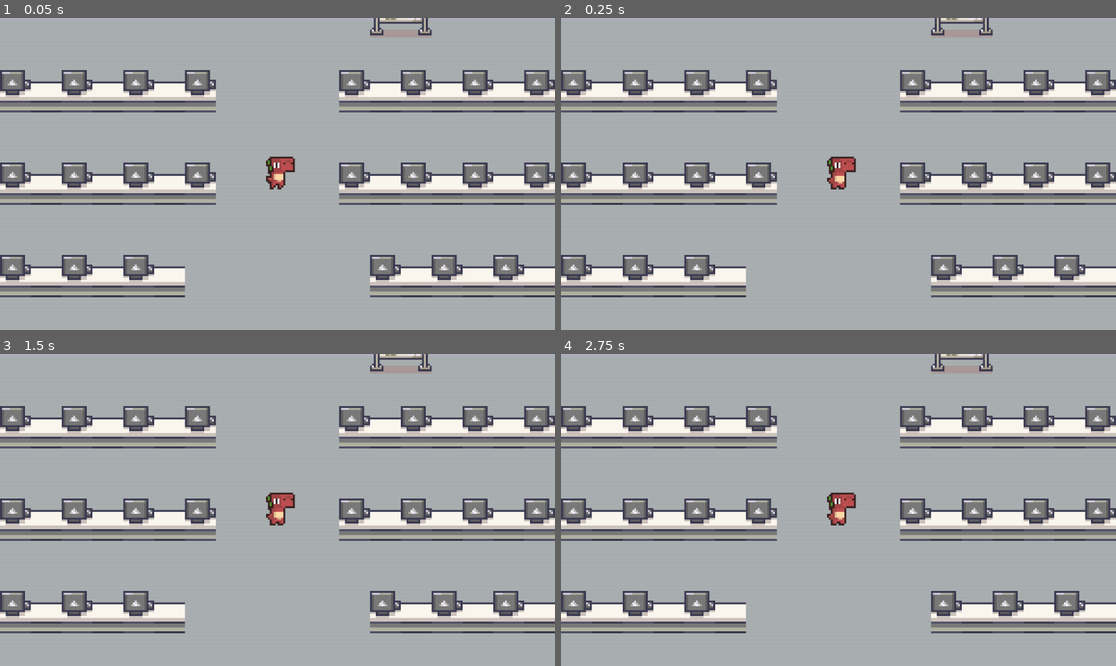
Above: before the commit, frames 1-4 (two rows, left to right).
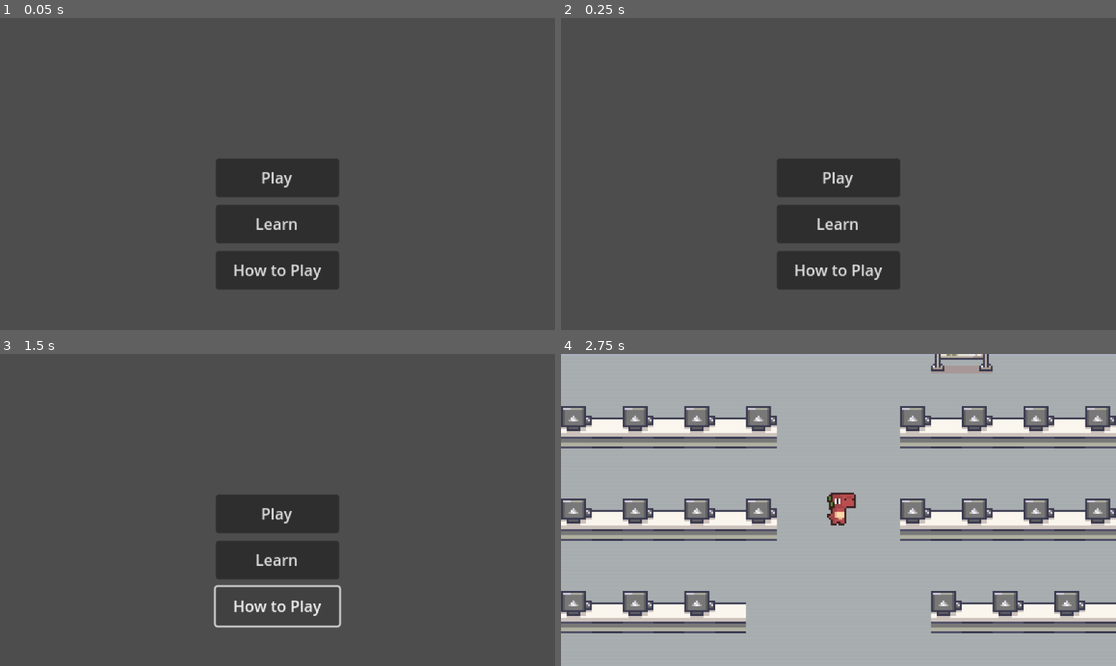
Above: after the commit, the same moments.

Repository: Raikosuu/Full-Tech-Panic_Public
Game: Godot game, scene res://scenes/main_menu.tscn
The game is run twice, just before and just after one commit, with the same random seed, the same clock (stepped at 60 frames per second) and the same inputs. Before the commit the project starts from res://scenes/game_scene.tscn.
Inputs (mouse positions are in pixels of both pictures, inside the frame that each line leads up to):
- Up to frame 1 (0.05 s): no input
- Up to frame 2 (0.25 s): no input
- Up to frame 3 (1.5 s): click (277, 559) at 0.5 s, where only the run after the commit has a clickable "Learn"; click (277, 606) at 1.25 s, where only the run after the commit has a clickable "How to Play"
- Up to frame 4 (2.75 s): click (838, 513) at 2 s, where only the run after the commit has a clickable "Play"

The runs differ from the first frame. In frame 1, 94% of the frame differs, in the area x 0-100%, y 0-100%; in frame 2, 94%; in frame 3, 94%; in frame 4, nothing differs.

Commit message:
Main menu
main menu was added.

Diff:
--- a/project.godot
+++ b/project.godot
@@ -11,7 +11,7 @@
 [application]
 
 config/name="Second_game_project"
-run/main_scene="uid://b0nvcgpoypl62"
+run/main_scene="uid://ciqcyo1jehrui"
 config/features=PackedStringArray("4.5", "GL Compatibility")
 config/icon="res://icon.svg"
 
--- /dev/null
+++ b/scenes/main_menu.tscn
@@ -0,0 +1,44 @@
+[gd_scene load_steps=2 format=3 uid="uid://ciqcyo1jehrui"]
+
+[ext_resource type="Script" uid="uid://djgkhntvooq7w" path="res://scripts/main_menu.gd" id="1_l6cm7"]
+
+[node name="main_menu" type="Node2D"]
+
+[node name="button_manager" type="Control" parent="."]
+layout_mode = 3
+anchors_preset = 0
+offset_right = 40.0
+offset_bottom = 40.0
+script = ExtResource("1_l6cm7")
+
+[node name="play" type="Button" parent="button_manager"]
+layout_mode = 0
+offset_left = 80.0
+offset_top = 16.0
+offset_right = 208.0
+offset_bottom = 56.0
+text = "Play"
+
+[node name="learn" type="Button" parent="button_manager"]
+layout_mode = 0
+offset_left = 80.0
+offset_top = 64.0
+offset_right = 208.0
+offset_bottom = 104.0
+text = "Learn"
+
+[node name="htp" type="Button" parent="button_manager"]
+layout_mode = 0
+offset_left = 80.0
+offset_top = 112.0
+offset_right = 208.0
+offset_bottom = 152.0
+text = "How to Play"
+
+[node name="Camera2D" type="Camera2D" parent="."]
+position = Vector2(144, 32)
+zoom = Vector2(2, 2)
+
+[connection signal="pressed" from="button_manager/play" to="button_manager" method="_on_play_pressed"]
+[connection signal="pressed" from="button_manager/learn" to="button_manager" method="_on_learn_pressed"]
+[connection signal="pressed" from="button_manager/htp" to="button_manager" method="_on_htp_pressed"]
--- a/scenes/menu.tscn
+++ /dev/null
@@ -1,33 +0,0 @@
-[gd_scene format=3 uid="uid://cbmsnuqn1ivtj"]
-
-[node name="menu" type="Control"]
-layout_mode = 3
-anchors_preset = 15
-anchor_right = 1.0
-anchor_bottom = 1.0
-grow_horizontal = 2
-grow_vertical = 2
-
-[node name="start" type="Button" parent="."]
-layout_mode = 0
-offset_left = 352.0
-offset_top = 96.0
-offset_right = 690.0
-offset_bottom = 215.0
-text = "Start"
-
-[node name="learn" type="Button" parent="."]
-layout_mode = 0
-offset_left = 352.0
-offset_top = 240.0
-offset_right = 690.0
-offset_bottom = 359.0
-text = "Learn"
-
-[node name="htp" type="Button" parent="."]
-layout_mode = 0
-offset_left = 352.0
-offset_top = 392.0
-offset_right = 690.0
-offset_bottom = 511.0
-text = "How to Play"
--- a/scenes/player.tscn
+++ b/scenes/player.tscn
@@ -1,6 +1,6 @@
 [gd_scene load_steps=14 format=3 uid="uid://demqpuvfguk8d"]
 
-[ext_resource type="Texture2D" uid="uid://c1865ox0us64j" path="res://assets/DinoSprites - mort.png" id="1_3vyb7"]
+[ext_resource type="Texture2D" uid="uid://c1865ox0us64j" path="res://assets/character/DinoSprites - mort.png" id="1_3vyb7"]
 [ext_resource type="Script" uid="uid://bnn76hxj50tn1" path="res://scripts/player.gd" id="1_g2els"]
 
 [sub_resource type="AtlasTexture" id="AtlasTexture_g2els"]
--- /dev/null
+++ b/scripts/main_menu.gd
@@ -0,0 +1,13 @@
+extends Control
+
+
+
+func _on_play_pressed() -> void:
+	get_tree().change_scene_to_file("res://scenes/game_scene.tscn")
+
+func _on_learn_pressed() -> void:
+	pass # Replace with function body.
+
+
+func _on_htp_pressed() -> void:
+	pass # Replace with function body.
--- a/scripts/player.gd
+++ b/scripts/player.gd
@@ -48,8 +48,8 @@
 
 func _physics_process(delta):
     # Get input direction
-    character_direction.x = Input.get_axis("move_left", "move_right")
-    character_direction.y = Input.get_axis("move_up", "move_down")
+	character_direction.x = Input.get_axis("move_left", "move_right")
+	character_direction.y = Input.get_axis("move_up", "move_down")
 
     # Normalize so diagonal speed is consistent
     character_direction = character_direction.normalized()
@@ -64,13 +64,13 @@
     if character_direction != Vector2.ZERO:
         # Accelerate toward movement
         velocity = lerp(velocity, character_direction * movement_speed, delta * ACCEL)
-        if sprite.animation != "run":
-            sprite.animation = "run"
+		if sprite.animation != "run":
+			sprite.animation = "run"
     else:
         # Decelerate when idle
         velocity = velocity.move_toward(Vector2.ZERO, movement_speed * delta * ACCEL)
-        if sprite.animation != "idle":
-            sprite.animation = "idle"
+		if sprite.animation != "idle":
+			sprite.animation = "idle"
 
     # Apply movement
     move_and_slide()
Renamed: assets/DinoSprites - mort.png -> assets/character/DinoSprites - mort.png
Not shown, changed: assets/character/DinoSprites - mort.png.import
Renamed: assets/Small-8-Direction-Characters_by_AxulArt.png -> assets/character/Small-8-Direction-Characters_by_AxulArt.png
Not shown, changed: assets/character/Small-8-Direction-Characters_by_AxulArt.png.import
Not shown, added: assets/fonts/Pixelify_Sans/OFL.txt
Binary file added: assets/fonts/Pixelify_Sans/PixelifySans-VariableFont_wght.ttf
Not shown, added: assets/fonts/Pixelify_Sans/PixelifySans-VariableFont_wght.ttf.import
Not shown, added: assets/fonts/Pixelify_Sans/README.txt
Binary file added: assets/fonts/Pixelify_Sans/static/PixelifySans-Bold.ttf
Not shown, added: assets/fonts/Pixelify_Sans/static/PixelifySans-Bold.ttf.import
Binary file added: assets/fonts/Pixelify_Sans/static/PixelifySans-Medium.ttf
Not shown, added: assets/fonts/Pixelify_Sans/static/PixelifySans-Medium.ttf.import
(and 8 more such lines)
